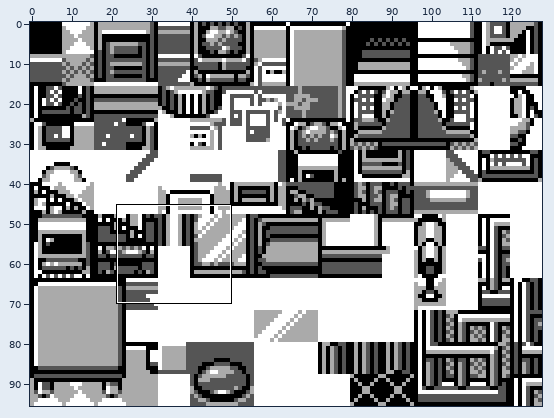
Sprite sheet: gfx/tilesets/gate.png. Above, an overview of the earlier version with the close-up marked.
Close-up. Old version:
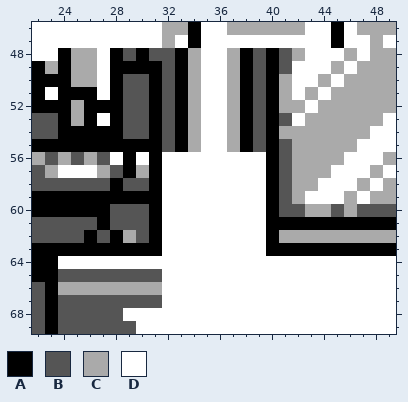
The file is 128x96 pixels. Shown: x 22..49, y 46..69.
Palette (. is transparent): A #000000  B #555555  C #aaaaaa  D #ffffff
Pixels before, first column x 22:
46 DDDDDDDDDDCCADDCCCCCCDDADCCC
47 DDDDDDDDDDCDADDDDDDDDDDADDCD
48 DDACCDABABBACDDCABABCDDDCDCC
49 ACACCDAAAABACDDCABABDDDCDCCC
50 AAACCDABBABACDDCABACDDCDCCCC
51 ADAAADABBABACDDCABACDCDCCCCC
52 AAACAAABBABACDDCABACCDCCCCCC
53 BBACADABBABACDDCABABDCCCCCCD
54 BBAAAAABBABACDDCABACCCCCCCDD
55 AAAAAAAAAABACDDCABABCCCCCDDD
56 CBCBCBDADADDDDDDDDABCCCCDDDC
57 BCDDDCBACADDDDDDDDABCCCDDDCD
58 BBBBBBABBADDDDDDDDABCCDDDCDC
59 AAAAAAAAAADDDDDDDDABCDDDCDCC
60 AAAAAABBBADDDDDDDDABBCCBCBBB
61 BBBBBABBBADDDDDDDDAAAAAAAAAA
62 BBBBABACBADDDDDDDDACCCCCCCCC
63 AAAAAAAAAADDDDDDDDAAAAAAAAAA
64 AADDDDDDDDDDDDDDDDDDDDDDDDDD
65 AABBBBBBBBDDDDDDDDDDDDDDDDDD
66 BACCCCCCCCDDDDDDDDDDDDDDDDDD
67 BABBBBBBBBDDDDDDDDDDDDDDDDDD
68 BABBBBBDDDDDDDDDDDDDDDDDDDDD
69 BABBBBBBDDDDDDDDDDDDDDDDDDDD
And afterwards:
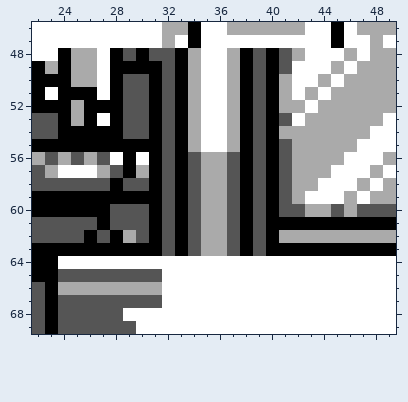
What changed:
Changed rows in their new state; - is an unchanged pixel.
first column x 32:
56 BABCCBAB
57 BABCCBAB
58 BABCCBAB
59 BABCCBAB
60 BABCCBAB
61 BABCCBAB
62 BABCCBAB
63 BABCCBAB
Pixel boxes of the changes (left, top, right, bottom) in both close-ups:
changed: (162, 152, 266, 256)
